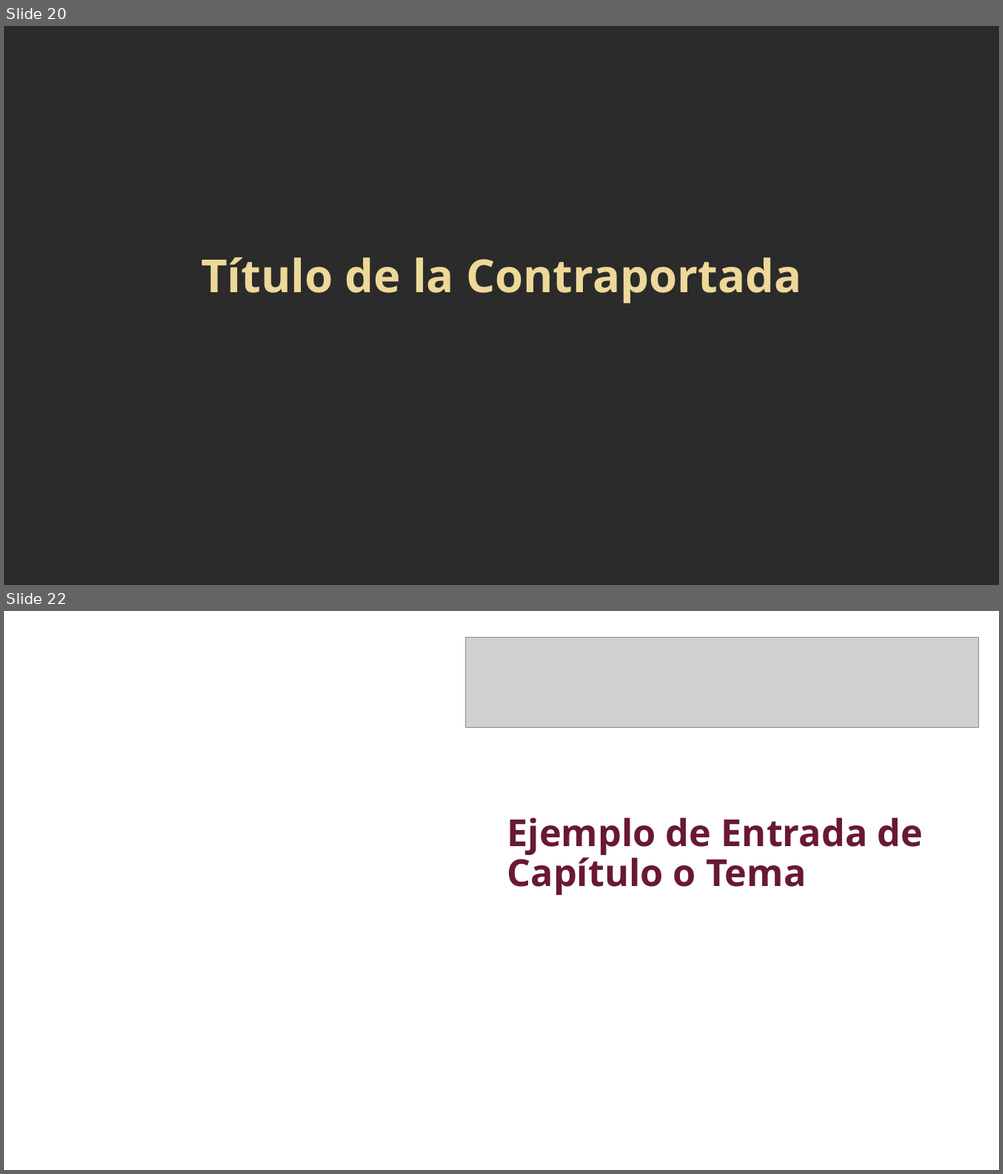
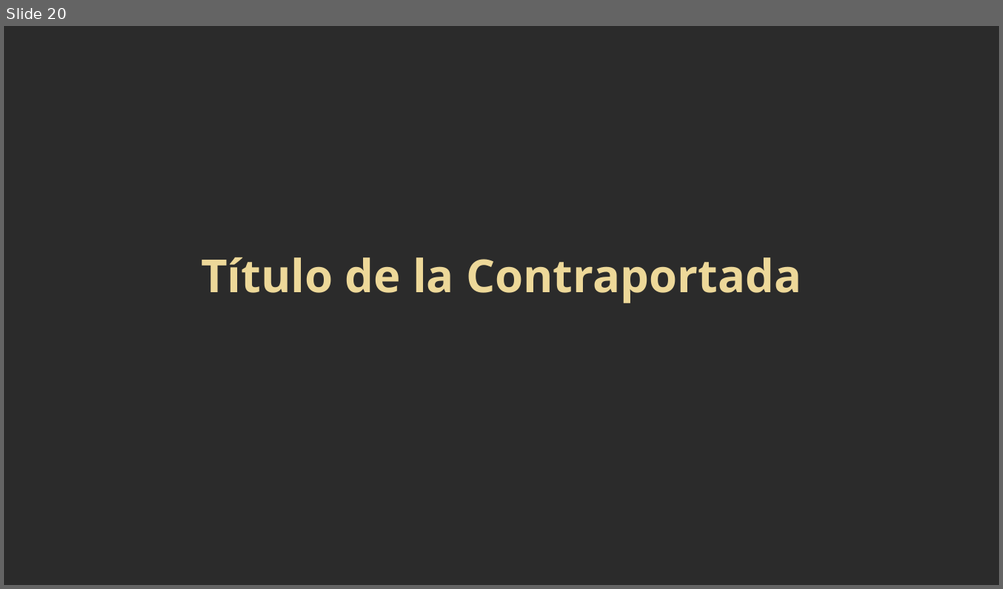
Before and after one commit to Laura-Gomez/workshop_resistencia, a slide deck: Taller-Resistencia.pptx. Shown one above the other, each under a label of ours: slides 20 and 22 before the commit, slide 20 after it; the slides between them are not shown. The pictures are 1003x1174 and 1003x589 pixels, drawn with LibreOffice and Linux fonts; fonts in the diff are those of the drawing; grey boxes stand for pictures; background and template pictures are left out; a plain dark background stands for a picture behind light text. Boxes give left, top, right and bottom in pixels: in the first picture for what was removed or moved away, otherwise in the second. Text is boxed around its words. In the diff, an @@ line names an element or a change of style, - is before the commit and + after.

```diff
--- a/Taller-Resistencia.pptx
+++ b/Taller-Resistencia.pptx
@@ slide 22 removed at [4,611,999,1170], background #FFFFFF @@
@@ picture removed at [466,637,979,727] @@
@@ title removed at [507,817,923,895] @@
-Ejemplo de Entrada de
-Capítulo o Tema
```
Also in this commit, not shown: 2 slides changed, 4 other slides removed.
